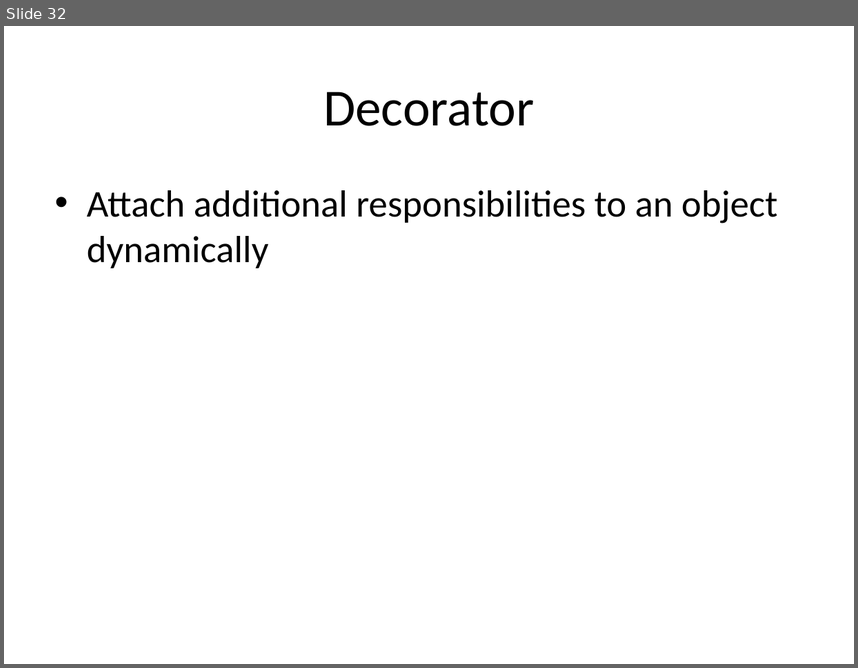
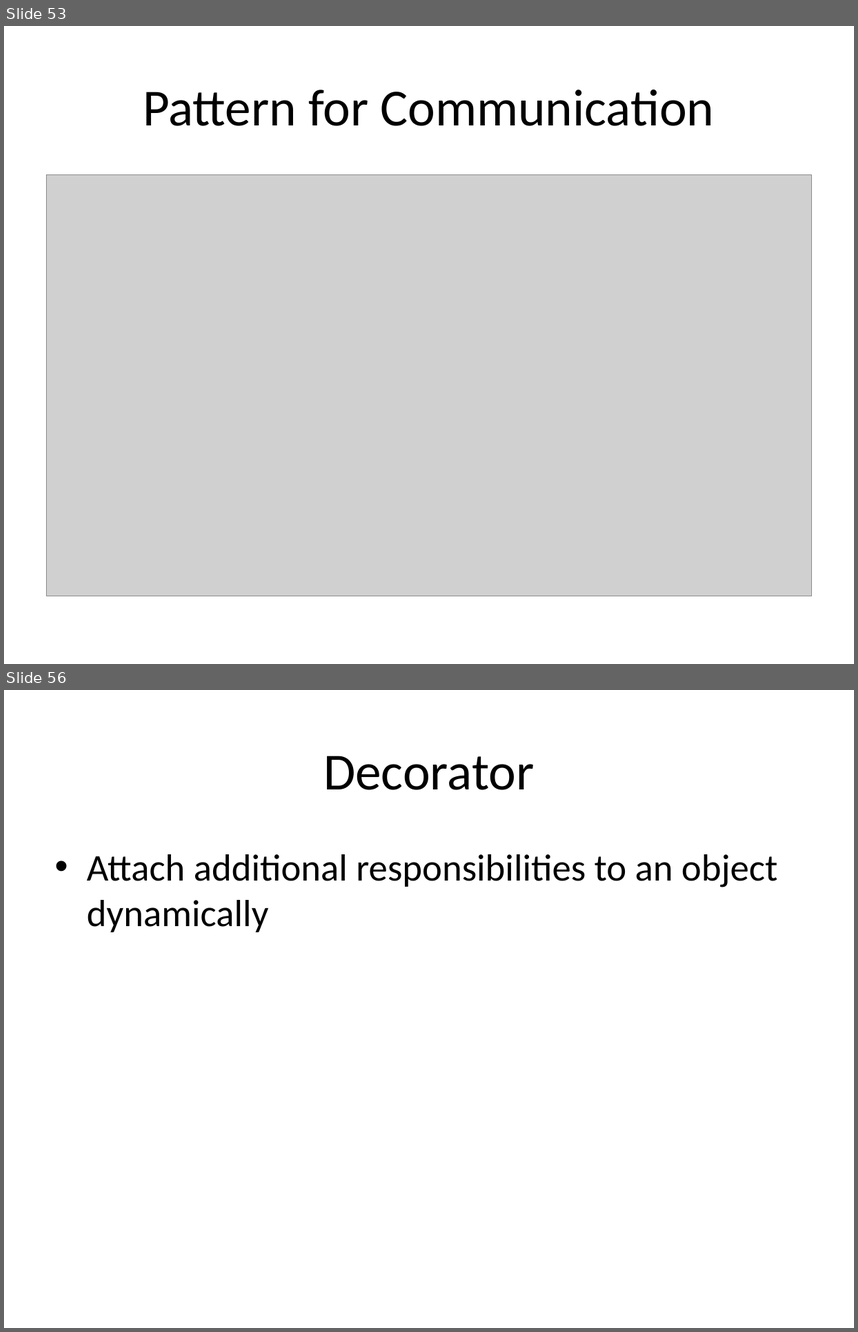
Before and after one commit to kamyu104/GofPatterns, a slide deck: Effective patterns.ppt. Shown one above the other, each under a label of ours: slide 32 before the commit, slides 53 and 56 after it; the slides between them are not shown. The pictures are 858x668 and 858x1332 pixels, drawn with LibreOffice and Linux fonts; fonts in the diff are those of the drawing; grey boxes stand for pictures. Boxes give left, top, right and bottom in pixels: in the first picture for what was removed or moved away, otherwise in the second. Text is boxed around its words. In the diff, an @@ line names an element or a change of style, - is before the commit and + after.

Commit message:
completed all pattern code examples

```diff
--- a/Effective patterns.ppt
+++ b/Effective patterns.ppt
@@ slide 53 added at [4,26,854,664], background #FFFFFF @@
@@ title added at [143,89,714,126], 44 pt, text #000000 @@
+Pattern for Communication
@@ picture added at [47,175,811,595] @@
@@ what was slide 32 is now slide 56 @@
```
Also in this commit, not shown: 2 slides changed, 23 other slides added, 5 other files.
